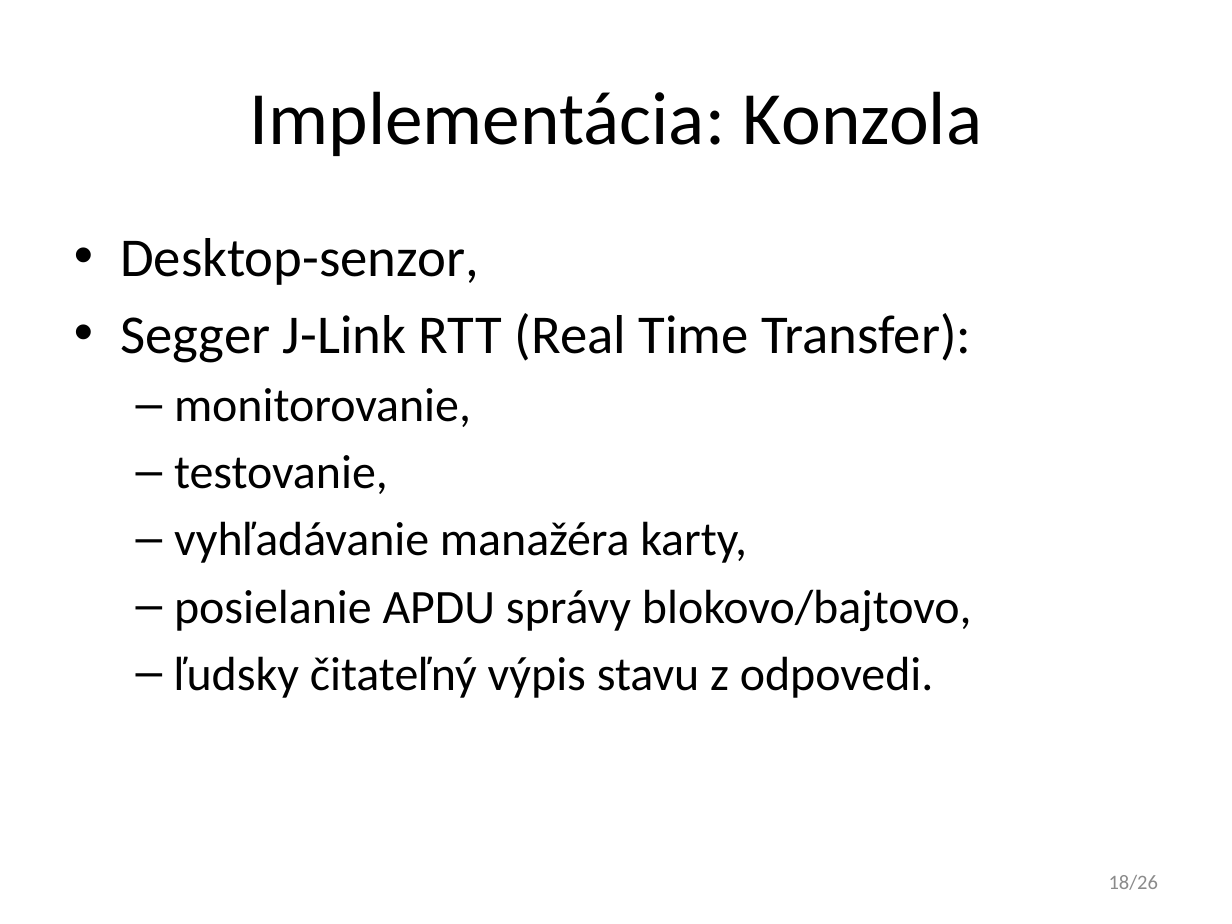
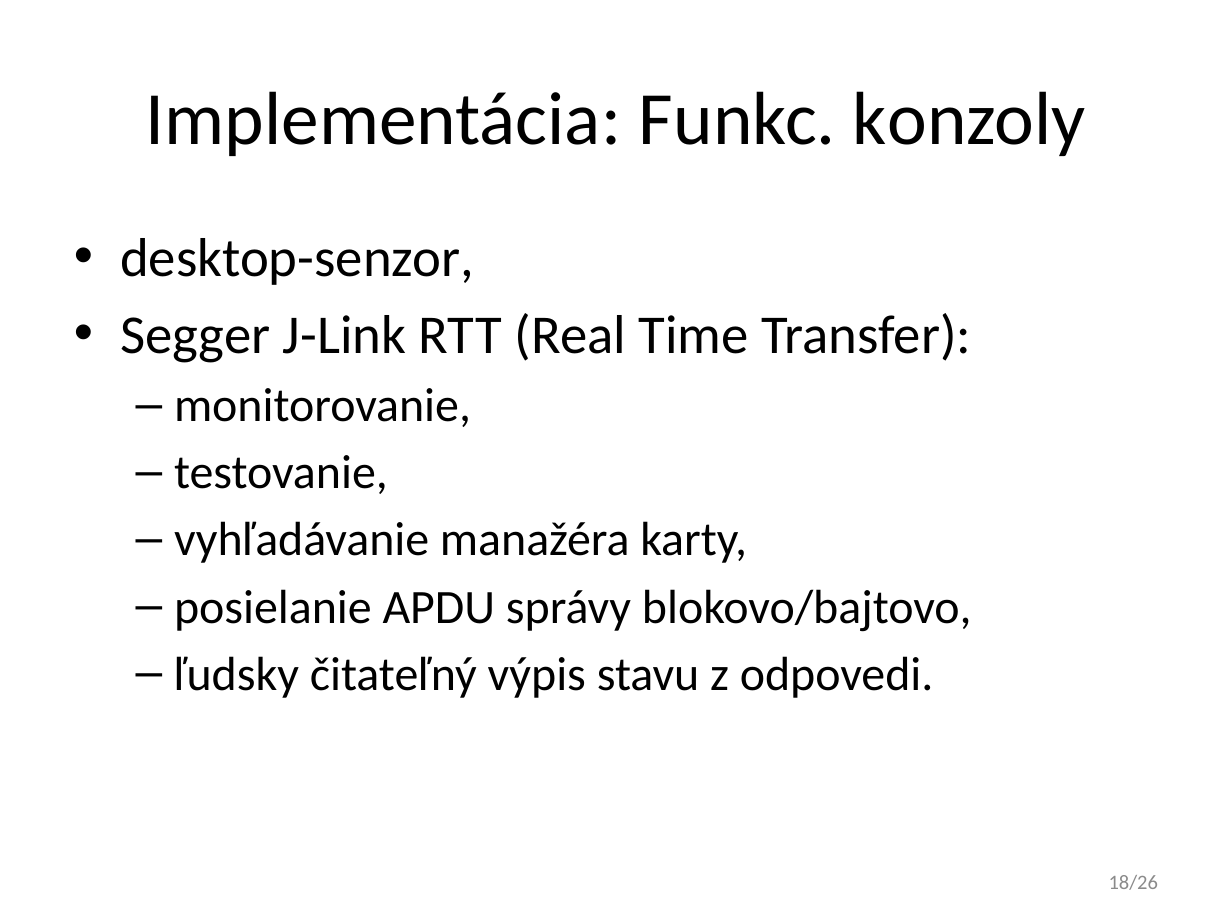
Before and after one commit to javacard-FOSS-applets/nrf6310-pca10007, a slide deck: slide 18 of Obhajoba/xdoubravsky_dp.pptx. Drawn at 1232x924 pixels with LibreOffice and Linux fonts; fonts in the diff are those of the drawing. Boxes give left, top, right and bottom in pixels: in the first picture for what was removed or moved away, otherwise in the second. Text is boxed around its words. In the diff, an @@ line names an element or a change of style, - is before the commit and + after.

```diff
--- a/Obhajoba/xdoubravsky_dp.pptx
+++ b/Obhajoba/xdoubravsky_dp.pptx
@@ title at [146, 91, 1086, 156]: text changed @@
-Implementácia: Konzola
+Implementácia: Funkc. konzoly
@@ text at [120, 238, 474, 285]: text changed @@
-• Desktop-senzor,
+• desktop-senzor,
```
Also in this commit, not shown: 10 other slides changed.
